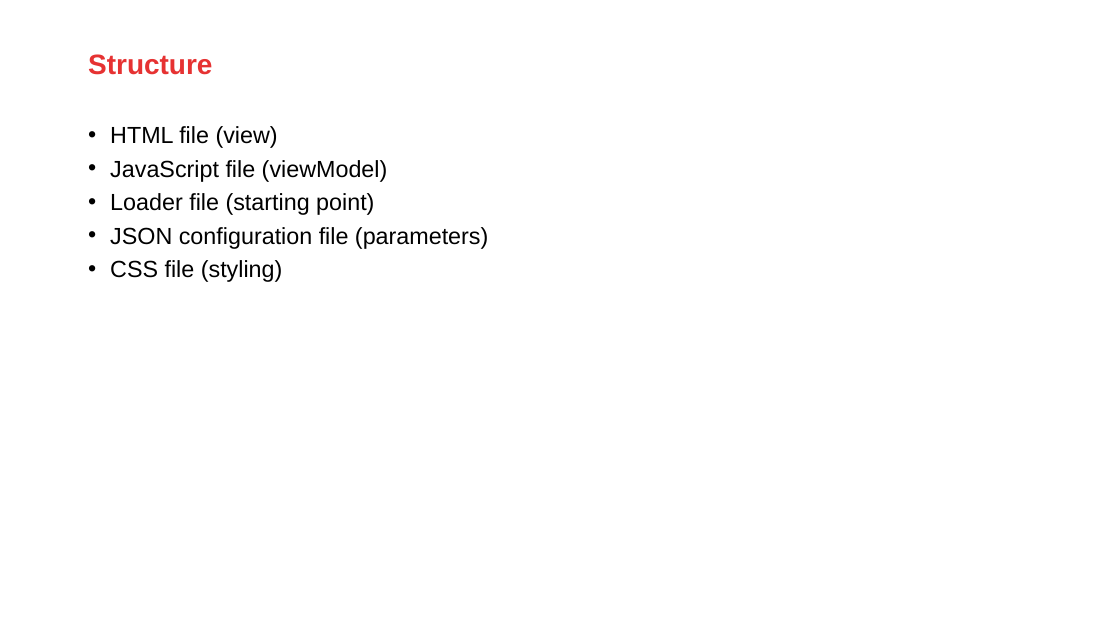
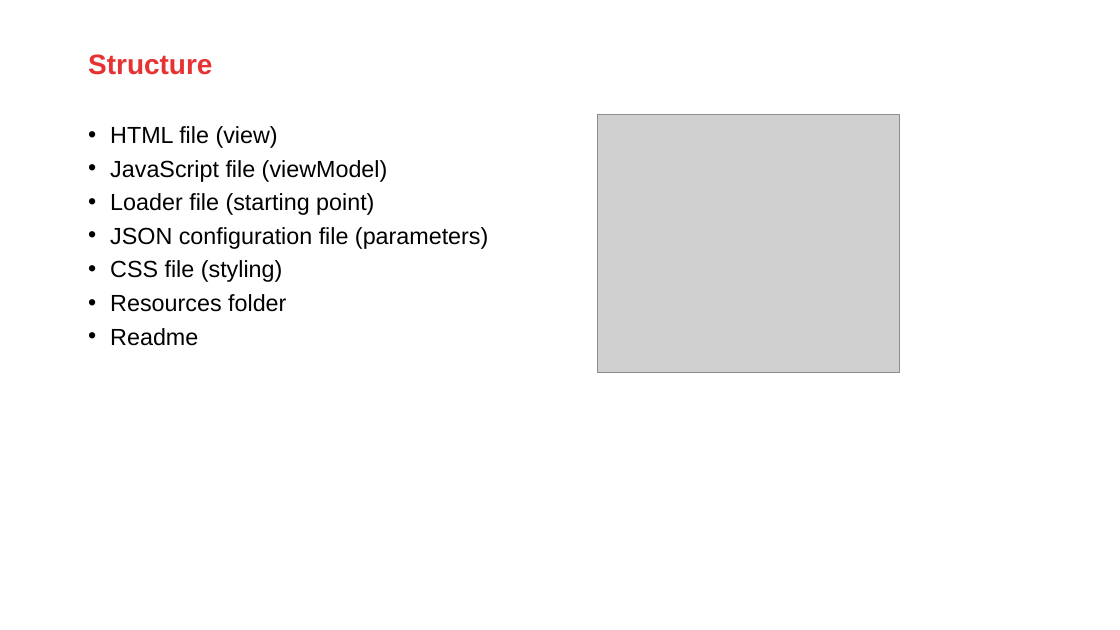
Before and after one commit to jeroenRX/AmisJetTraining, a slide deck: slide 61 of OracleJET_TalentLaunch.pptx (slide 94 before the commit). Drawn at 1120x630 pixels with LibreOffice and Linux fonts; fonts in the diff are those of the drawing; grey boxes stand for pictures; background and template pictures are left out. Boxes give left, top, right and bottom in pixels: in the first picture for what was removed or moved away, otherwise in the second. Text is boxed around its words. In the diff, an @@ line names an element or a change of style, - is before the commit and + after.

```diff
--- a/OracleJET_TalentLaunch.pptx
+++ b/OracleJET_TalentLaunch.pptx
@@ picture added at [597,114,899,372] @@
@@ text at [110,294,286,346]: paragraphs added @@
+• Resources folder
+• Readme
```
Also in this commit, not shown: 12 other slides changed, 35 slides removed, 1 other file.
